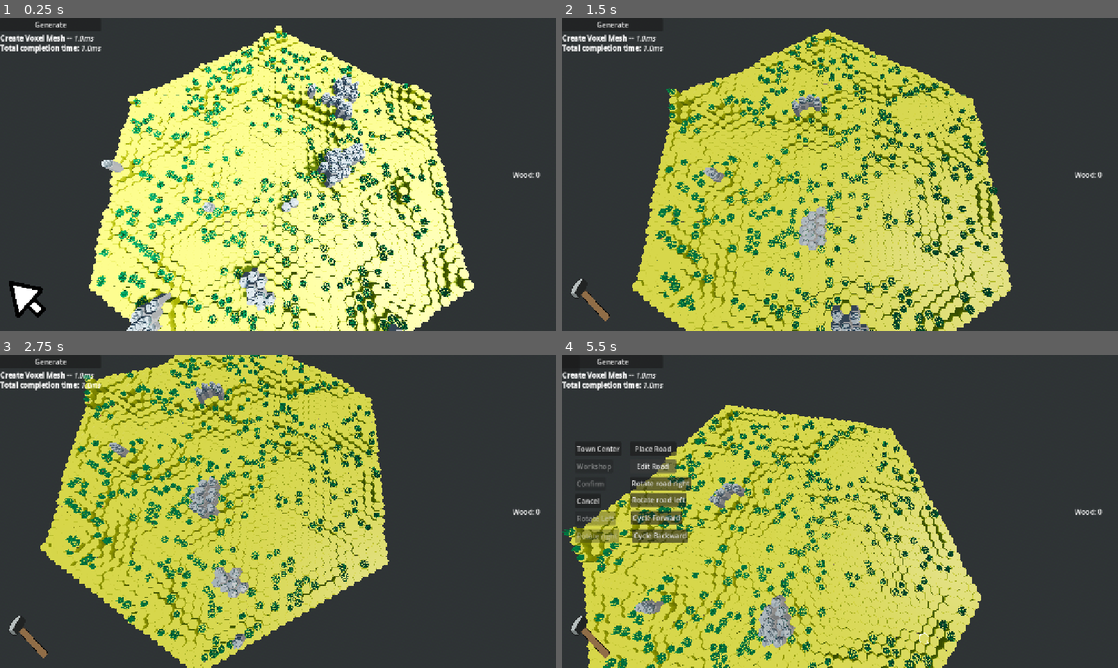
Above: before the commit, frames 1-4 (two rows, left to right).
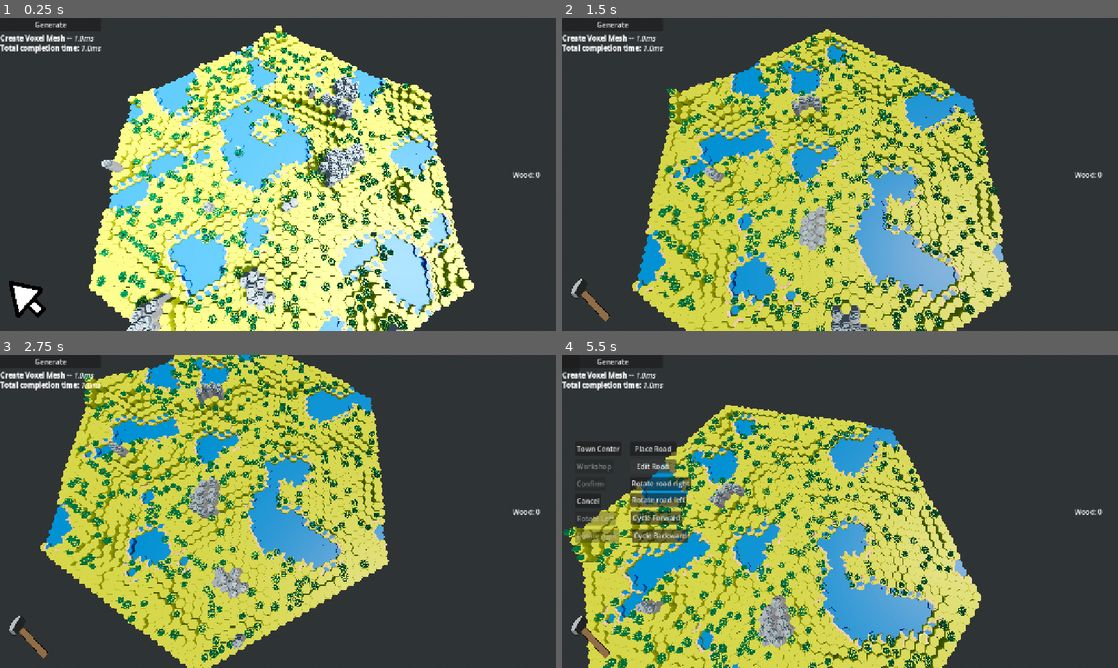
Above: after the commit, the same moments.

Repository: forzinkahd/HexaKingdomGameRepo
Game: Godot game, scene res://Scenes/GameScene.tscn
Same seed, same stepped clock (60 frames per second), same inputs: the game is played once before the commit and once after it.
Inputs (mouse positions are in pixels of both pictures, inside the frame that each line leads up to):
- Up to frame 1 (0.25 s): no input
- Up to frame 2 (1.5 s): click "Generate" at 0.5 s; tap Enter at 1.25 s; move the mouse to (962, 158) at 1.27 s; hold D (MoveRight) from 1.28 s (still down); tap 2 (Build) at 1.35 s; click (962, 158) at 1.42 s
- Up to frame 3 (2.75 s): move the mouse to (166, 527) at 2.02 s; release D (MoveRight) at 2.03 s; hold S (MoveBackwards) from 2.03 s (still down); tap Q (RotateCameraLeft) at 2.1 s
- Up to frame 4 (5.5 s): move the mouse to (895, 442) at 2.77 s; release S (MoveBackwards) at 2.78 s; hold D (MoveRight) 2.78-3.53 s; hold E (RotateCameraRight) 2.78-3.53 s; move the mouse to (812, 574) at 3.52 s; hold W (MoveForward) 3.53-4.28 s; tap 1 (Select) at 3.6 s; click (812, 574) at 3.67 s; move the mouse to (1006, 558) at 4.27 s; hold A (MoveLeft) from 4.28 s (still down); tap 2 (Build) at 4.35 s; move the mouse to (673, 464) at 5.02 s; tap Q (RotateCameraLeft) at 5.1 s

The runs differ from the first frame. In frame 1, 12% of the frame differs, in the area x 19-83%, y 7-100%; in frame 2, 10%; in frame 3, 7.9%; in frame 4, 9.8%.

Commit message:
introduce sea and coast tiles
needs rotation fix, height offset fix, overlapping fix

Diff:
--- a/Resources/world_theme.gd
+++ b/Resources/world_theme.gd
@@ -8,6 +8,7 @@
 @export var grass_top_scene: PackedScene
 @export var stone_top_scene: PackedScene
 @export var dirt_top_scene: PackedScene
+@export var sea_top_scene: PackedScene
 
 @export_category("Bottom tiles")
 @export var grass_bottom_scene: PackedScene
--- a/Resources/world_theme_resource.tres
+++ b/Resources/world_theme_resource.tres
@@ -51,6 +51,7 @@
 grass_top_scene = ExtResource("1_icrjr")
 stone_top_scene = ExtResource("1_icrjr")
 dirt_top_scene = ExtResource("1_icrjr")
+sea_top_scene = ExtResource("24_ygtr0")
 grass_bottom_scene = ExtResource("2_p2yq6")
 stone_bottom_scene = ExtResource("2_p2yq6")
 dirt_bottom_scene = ExtResource("2_p2yq6")
--- a/scripts/Global/overlay_system.gd
+++ b/scripts/Global/overlay_system.gd
@@ -5,7 +5,7 @@
 # MIGHT BE REDUNDANT AFTER REFACTOR 25.02.26
 # =================================================
 
-func set_road(v: Voxel, on: bool) -> void:
+"""func set_road(v: Voxel, on: bool) -> void:
 	if v == null:
 		return
 
@@ -71,4 +71,4 @@
 		var n: Voxel = WorldMap.surface_layer.get(nk)
 		if n != null and n.overlay == which:
 			mask |= (1 << i)
-	return mask
+	return mask"""
--- a/scripts/Global/voxel_data.gd
+++ b/scripts/Global/voxel_data.gd
@@ -125,3 +125,28 @@
 			return "I"
 		_:
 			return "M"
+
+
+static func coast_letter_from_mask(mask: int) -> String:
+	var n := mask_bit_count(mask)
+	if n <= 0:
+		push_warning("coast is weird")
+		return "A"	# shouldnt trigger, but safefail
+	if n == 1:
+		return "A"
+	if n == 2:
+		return "B"
+	if n == 3:
+		return "C"
+	return "D"
+
+
+static func yaw_from_mask(mask: int, edge_offset_steps: int = 1) -> float:
+	var first := -1
+	for i in range(6):
+		if (mask & (1 << i)) != 0:
+			first = i
+			break
+	if first == -1:
+		return 0.0
+	return float(first + edge_offset_steps) * (TAU / 6.0)
--- a/scripts/WorldGen/Voxel/voxel.gd
+++ b/scripts/WorldGen/Voxel/voxel.gd
@@ -49,6 +49,10 @@
 var walkable: bool = true
 var move_cost: float = 1.0  # later: road cheaper, mud higher, etc.
 
+
+# coastal surface
+var is_sea: bool = false
+var coast_mask: int = 0
 
 func has_resource() -> bool:
 	return resource_id != &""
--- a/scripts/WorldGen/Voxel/voxel_generator.gd
+++ b/scripts/WorldGen/Voxel/voxel_generator.gd
@@ -86,6 +86,9 @@
 	surface_voxels = surface_tiles
 	WorldMap.set_map(map, surface_voxels)
 	print("Surface voxels:", surface_voxels.size(), " total voxels:", map.size())
+
+	# surface_layer is populated, calculate sea/coast state
+	_compute_sea_and_coast(surface_voxels)
 
 	# Spawn custom visuals
 	_spawn_columns(chunk)		# bottom geometry
@@ -351,7 +354,7 @@
 	var half_step_h := settings.voxel_height * 0.5
 
 	for v: Voxel in map:
-		var scene := _top_scene_for_voxel_type(v.type)
+		var scene := _top_scene_for_voxel(v)
 		if scene == null:
 			continue
 
@@ -360,6 +363,9 @@
 		var cap := scene.instantiate() as Node3D
 		var cap_y := float(v.height_units) * half_step_h
 		cap.position = Vector3(v.world_position.x, cap_y, v.world_position.z)
+		if v.coast_mask != 0 and not v.is_sea:
+			push_warning("might need offset here")
+			cap.rotation.y = VoxelData.yaw_from_mask(v.coast_mask, 1) # use your edge_offset_steps if needed
 		_tag_tile_nodes(cap, v.grid_position_xz)
 		chunk.add_child(cap)
 		_cap_by_xz[v.grid_position_xz] = cap
@@ -507,6 +513,29 @@
 				chunk.add_child(pad)
 
 
+func _compute_sea_and_coast(surface_tiles: Array[Voxel]) -> void:
+	# 1) mark sea
+	for v in surface_tiles:
+		var sea := (v.height_units <= settings.sea_level_units)
+		v.is_sea = sea
+		v.water = sea  # keep compatibility with existing code paths if needed
+
+	# 2) compute coast masks for NON-sea tiles
+	for v in surface_tiles:
+		if v.is_sea:
+			v.coast_mask = 0
+			continue
+
+		var mask := 0
+		var dirs := VoxelData.neighbor_dirs_for_col(v.grid_position_xz.x)
+		for i in range(6):
+			var n: Voxel = WorldMap.surface_layer.get(v.grid_position_xz + dirs[i])
+			if n != null and n.is_sea:
+				mask |= (1 << i)
+
+		v.coast_mask = mask
+
+
 func refresh_overlay_at(chunk: Chunk, v: Voxel) -> void:
 	_apply_cap_variant_for_overlay(chunk, v)
 
@@ -517,8 +546,8 @@
 
 	# no overlay -> restore normal terrain cap
 	if v.overlay == Voxel.Overlay.NONE:
-		var scene := _top_scene_for_voxel_type(v.type)
-		_replace_cap_at(chunk, v, _top_scene_for_voxel_type(v.type))
+		var scene := _top_scene_for_voxel(v)
+		_replace_cap_at(chunk, v, _top_scene_for_voxel(v))
 		v.is_base_grass_cap = (scene == theme.grass_top_scene)
 		return
 
@@ -826,7 +855,7 @@
 	if v.overlay != Voxel.Overlay.NONE:
 		_apply_cap_variant_for_overlay(chunk, v)
 	else:
-		var scene := _top_scene_for_voxel_type(v.type)
+		var scene := _top_scene_for_voxel(v)
 		_replace_cap_at(chunk, v, scene)
 
 
@@ -848,6 +877,23 @@
 		_map_xz[v.grid_position_xz] = v
 
 
+func _top_scene_for_voxel(v: Voxel) -> PackedScene:
+	if v == null or theme == null:
+		return null
+
+	# sea wins over base terrain
+	if v.is_sea:
+		return theme.sea_top_scene
+
+	# coast (non-sea tile with water neighbors)
+	if v.coast_mask != 0:
+		var letter := VoxelData.coast_letter_from_mask(v.coast_mask)
+		return theme.coast_scene(letter)
+
+	# normal terrain
+	return _top_scene_for_voxel_type(v.type)
+
+
 func _top_scene_for_voxel_type(t) -> PackedScene:
 	match t:
 		VoxelData.voxel_type.STONE:
--- a/scripts/WorldGen/generation_settings.gd
+++ b/scripts/WorldGen/generation_settings.gd
@@ -41,3 +41,7 @@
 # Overworking half steps
 @export_category("Half steps")
 @export var use_half_steps: bool = true
+
+# Ocean
+@export_category("Ocean")
+@export var sea_level_units: int = 0
